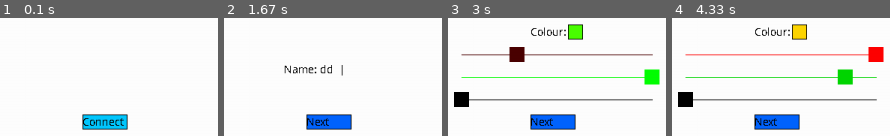
Above: before the commit, frames 1-4 (left to right).
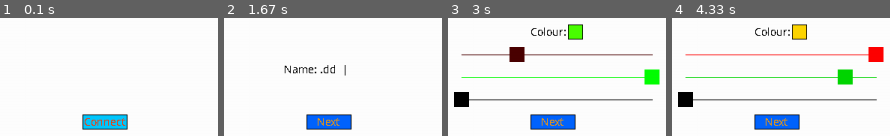
Above: after the commit, the same moments.

Repository: ASheepasaurus/Multiplayer-Pygame-Client
Game: pygame game, started from client.py
The game is run twice, just before and just after one commit, with the same random seed, the same clock (stepped at 60 frames per second) and the same inputs.
Inputs (mouse positions are in pixels of both pictures, inside the frame that each line leads up to):
- Up to frame 1 (0.1 s): no input
- Up to frame 2 (1.67 s): press the mouse at (328, 121) at 0.37 s; move the mouse to (outside the picture) at 0.47 s; release the mouse at (outside the picture) at 0.6 s; hold . 0.67-1.13 s; hold D 0.67-1.13 s; hold D 1.17-1.63 s; tap Space at 1.23, 1.53 s
- Up to frame 3 (3 s): press the mouse at (552, 121) at 1.7 s; move the mouse to (530, 91) at 1.8 s; release the mouse at (509, 60) at 1.93 s; press the mouse at (552, 121) at 2.03 s; move the mouse to (outside the picture) at 2.13 s; release the mouse at (outside the picture) at 2.27 s; press the mouse at (461, 54) at 2.37 s; move the mouse to (outside the picture) at 2.47 s; release the mouse at (outside the picture) at 2.6 s; press the mouse at (461, 77) at 2.7 s; move the mouse to (outside the picture) at 2.8 s; release the mouse at (outside the picture) at 2.93 s
- Up to frame 4 (4.33 s): press the mouse at (741, 54) at 3.03 s; move the mouse to (828, 32) at 3.13 s; release the mouse at (outside the picture) at 3.27 s; press the mouse at (685, 99) at 3.7 s; move the mouse to (outside the picture) at 3.8 s; release the mouse at (outside the picture) at 3.93 s; press the mouse at (876, 77) at 4.03 s; move the mouse to (859, 42) at 4.13 s; release the mouse at (outside the picture) at 4.27 s

The runs differ from the first frame. In frame 1, 1.0% of the frame differs, in the area x 38-58%, y 84-92%; in frame 2, 1.2%, in the area x 38-56%, y 39-92%; in frame 3, 0.7%; in frame 4, 0.7%.

Commit message:
Hovering over buttons and numbers in name and text

Diff:
--- a/client.py
+++ b/client.py
@@ -50,10 +50,13 @@
         if not self.hovering:
             pygame.draw.rect(renderer.screen,self.colour,self.rect)
             pygame.draw.rect(renderer.screen,(0,0,0),self.rect,1)
-            renderer.screen.blit(renderer.font.render(self.text,False,(0,0,0)),(self.rect))
+            renderer.screen.blit(renderer.font.render(self.text,False,(255-self.colour[0],255-self.colour[1],255-self.colour[2])),(self.rect.center[0]-len(self.text)*4,self.rect.top,self.rect.width,self.rect.height))
+
         else:
-            print("hovering")
-
+            pygame.draw.rect(renderer.screen,(255-self.colour[0],255-self.colour[1],255-self.colour[2]),self.rect)
+            pygame.draw.rect(renderer.screen,(0,0,0),self.rect,1)
+            renderer.screen.blit(renderer.font.render(self.text,False,self.colour),(self.rect.center[0]-len(self.text)*4,self.rect.top,self.rect.width,self.rect.height)
+)
 class State:
     def __init__(self):
         self.player = [(),(),""]
@@ -147,13 +150,15 @@
             for player in state.players:
                 pygame.draw.rect(self.screen,player[1],pygame.Rect(player[0][0],player[0][1],20,20))
                 pygame.draw.rect(self.screen,(0,0,0),pygame.Rect(player[0][0],player[0][1],20,20),1)
-                if player[0][1] < 10:
+                if player[0][1] < 20:
                     self.screen.blit(self.font.render(player[2],False,(0,0,0)),(player[0][0]-len(player[2])*2.5,player[0][1]+20))
+                    if player[4] == state.id_it:
+                        self.screen.blit(self.font.render("It",False,(255,0,0)),(player[0][0]+2,player[0][1]+33))
+
                 else:
                     self.screen.blit(self.font.render(player[2],False,(0,0,0)),(player[0][0]-len(player[2])*2.5,player[0][1]-20))
-
-                if player[4] == state.id_it:
-                    self.screen.blit(self.font.render("It",False,(255,0,0)),(player[0][0],player[0][1]))
+                    if player[4] == state.id_it:
+                        self.screen.blit(self.font.render("It",False,(255,0,0)),(player[0][0]+2,player[0][1]-33))
 
         for button in state.buttons:
             if button.visible:
@@ -236,12 +241,17 @@
 ##  Detects if backspace is pressed,if it is it deletes the last character
                 if event.key == 8 and len(state.player_name) != 0:
                    state.player_name = state.player_name[:-1]
+##  Checks if the player enters a number
+                if event.key == 46 or event.key >= 48 and event.key <= 57:
+                    state.player_name = state.player_name + pygame.key.name(event.key)
+
 ## Detects if the player enters a character
                 elif event.key >= 97 and event.key <= 122:
                     if pygame.key.get_mods() & pygame.KMOD_LSHIFT:
                         state.player_name = state.player_name + pygame.key.name(event.key).upper()
                     else:
                         state.player_name = state.player_name + pygame.key.name(event.key)
+
 ##Checks if the player enters a space
                 elif event.key == 32:
                     state.player_name = state.player_name + " "
@@ -266,6 +276,9 @@
                     if event.key == 8 and len(state.message) != 0:
                         state.message = state.message[:-1]
 
+                    if event.key == 46 or event.key >= 48 and event.key <= 57:
+                        state.message += pygame.key.name(event.key)
+
                     elif event.key >= 97 and event.key <=122 and len(state.message) <= 50:
                         if pygame.key.get_mods() & pygame.KMOD_LSHIFT:
                             state.message += pygame.key.name(event.key).upper()
@@ -319,6 +332,15 @@
     if state.message_timer == 0:
         state.player_message = ""
 
+    if state.main_menu:
+        for button in state.buttons:
+            if button.visible:
+                if button.rect.collidepoint(pygame.mouse.get_pos()):
+                    button.hovering = True
+
+                else:
+                    button.hovering = False
+
 while True:
     renderer.render()
     input_getter()
